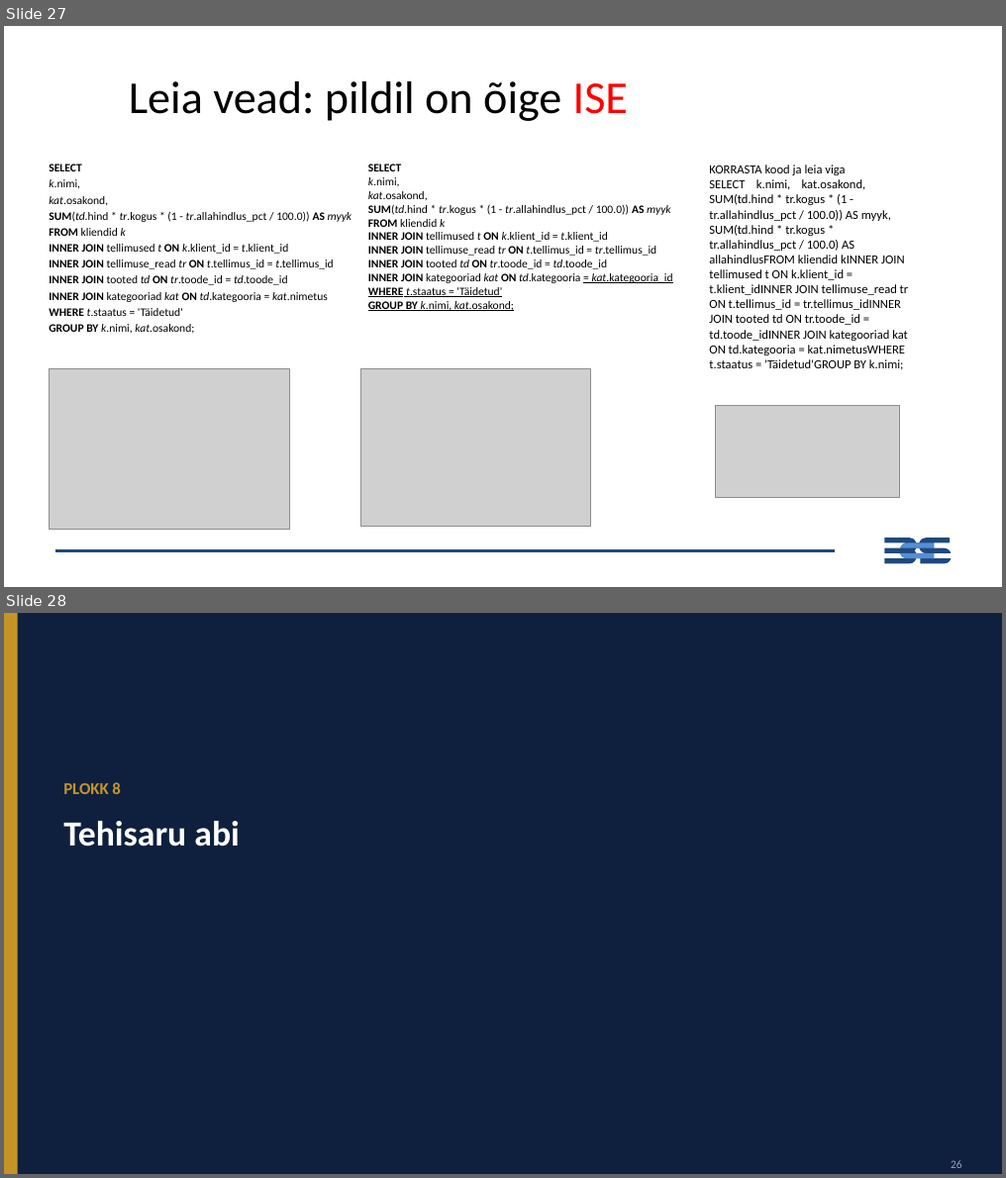
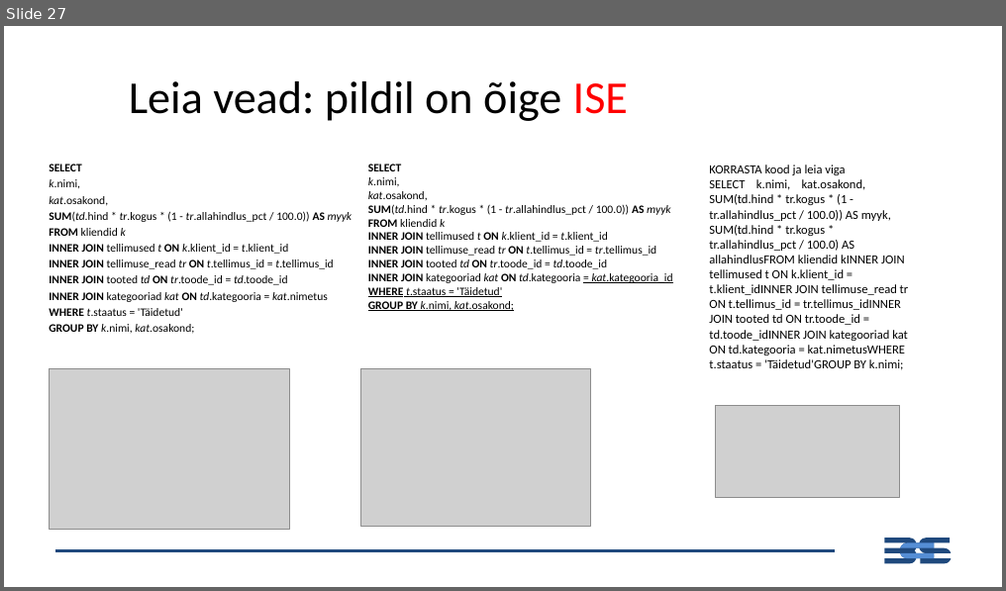
Before and after one commit to emilieabel/andmetarkus, a slide deck: Materjalid/Day8 SQL/8-paev-andmetarkus-esitlus.pptx. Shown one above the other, each under a label of ours: slides 27 and 28 before the commit, slide 27 after it. The pictures are 1006x1178 and 1006x591 pixels, drawn with LibreOffice and Linux fonts; fonts in the diff are those of the drawing; grey boxes stand for pictures. Boxes give left, top, right and bottom in pixels: in the first picture for what was removed or moved away, otherwise in the second. Text is boxed around its words. In the diff, an @@ line names an element or a change of style, - is before the commit and + after.

```diff
--- a/Materjalid/Day8 SQL/8-paev-andmetarkus-esitlus.pptx
+++ b/Materjalid/Day8 SQL/8-paev-andmetarkus-esitlus.pptx
@@ slide 28 removed at <box>4,613,1002,1174</box>, background #FFFFFF @@
@@ rectangle removed at <box>4,613,1002,1174</box> @@
@@ rectangle removed at <box>4,613,18,1174</box> @@
@@ text removed at <box>63,782,120,794</box> @@
-PLOKK 8
@@ text removed at <box>63,821,239,847</box> @@
-Tehisaru abi
@@ text removed at <box>950,1160,962,1168</box> @@
-26
```
Also in this commit, not shown: 1 slide changed, 12 other slides removed, 11 other files.
